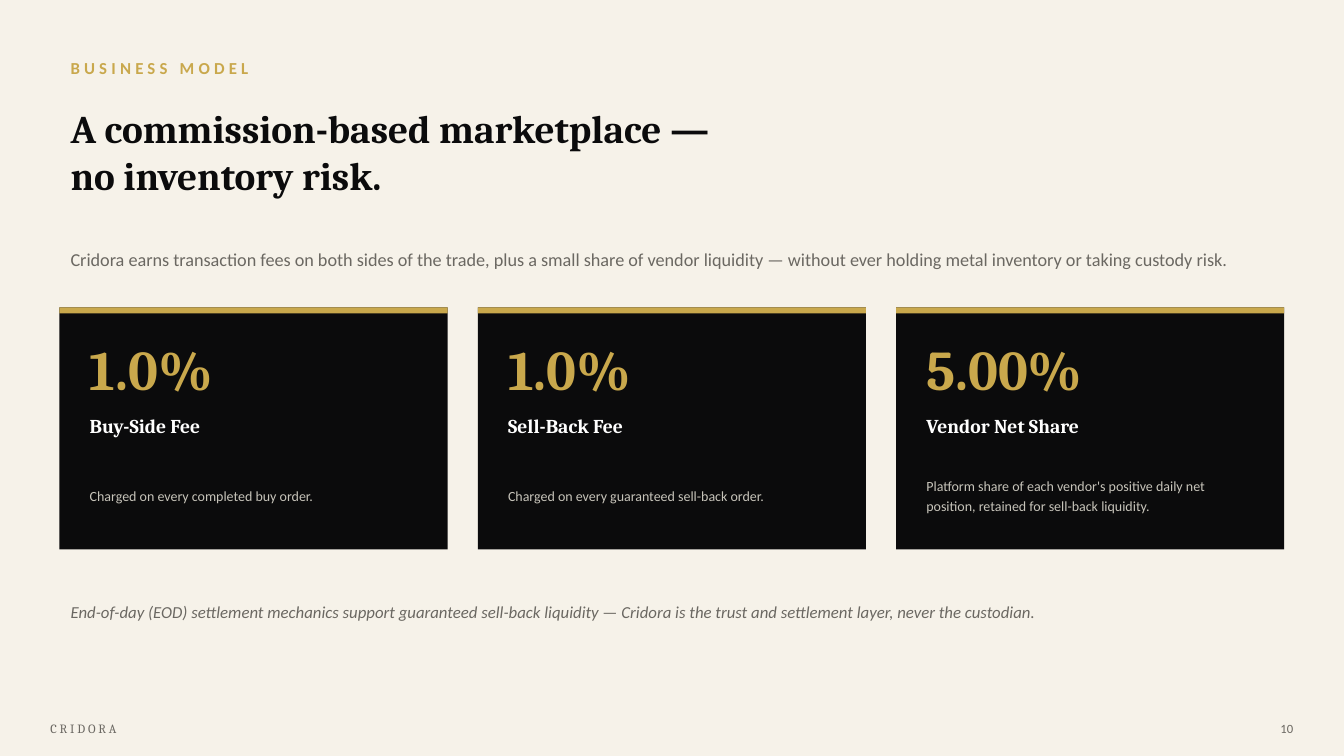
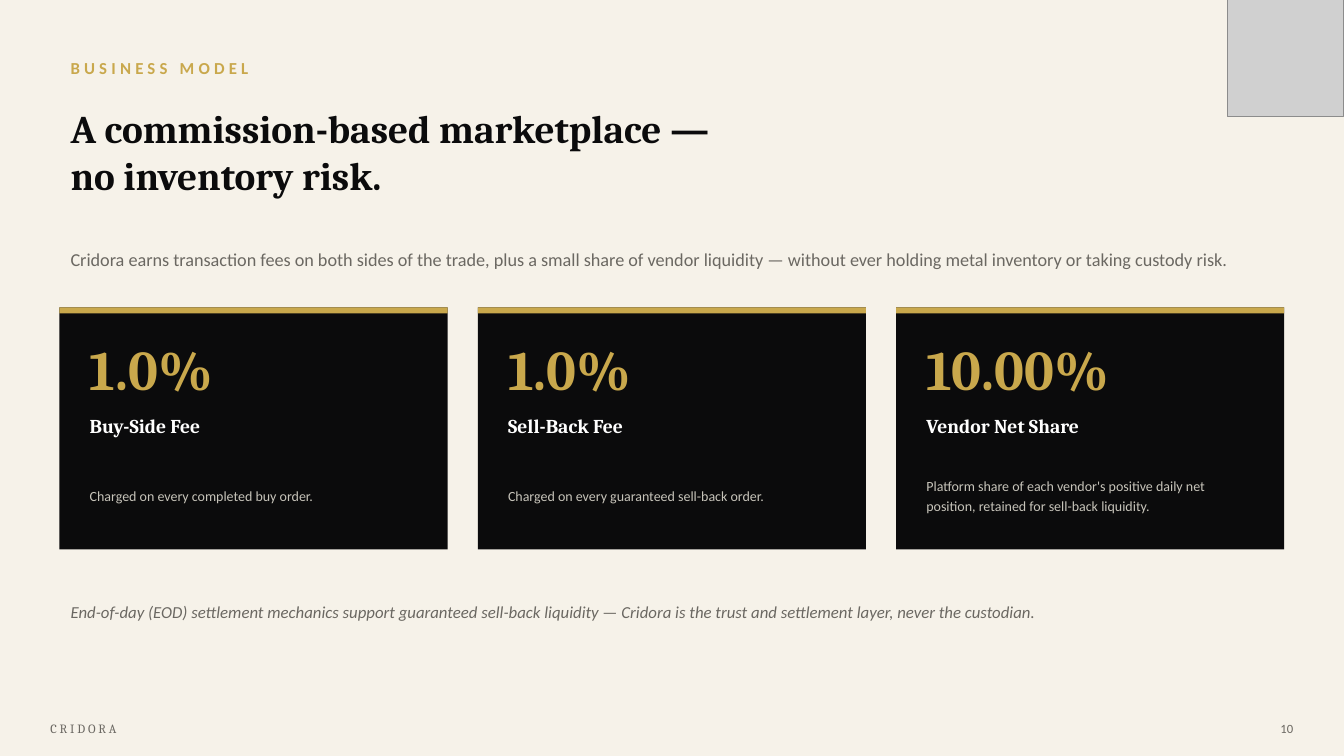
Before and after one commit to baithultaqwa-cyber/Cridorav, a slide deck: slide 10 of Cridora_Business_Proposal.pptx. Drawn at 1344x756 pixels with LibreOffice and Linux fonts; fonts in the diff are those of the drawing; grey boxes stand for pictures. Boxes give left, top, right and bottom in pixels: in the first picture for what was removed or moved away, otherwise in the second. Text is boxed around its words. In the diff, an @@ line names an element or a change of style, - is before the commit and + after.

```diff
--- a/Cridora_Business_Proposal.pptx
+++ b/Cridora_Business_Proposal.pptx
@@ picture added at bbox=[1227, 0, 1344, 117] @@
@@ text at bbox=[926, 352, 1109, 392]: text changed @@
-5.00%
+10.00%
```
Also in this commit, not shown: 12 other slides changed, 1 slide removed, 2 other files.
